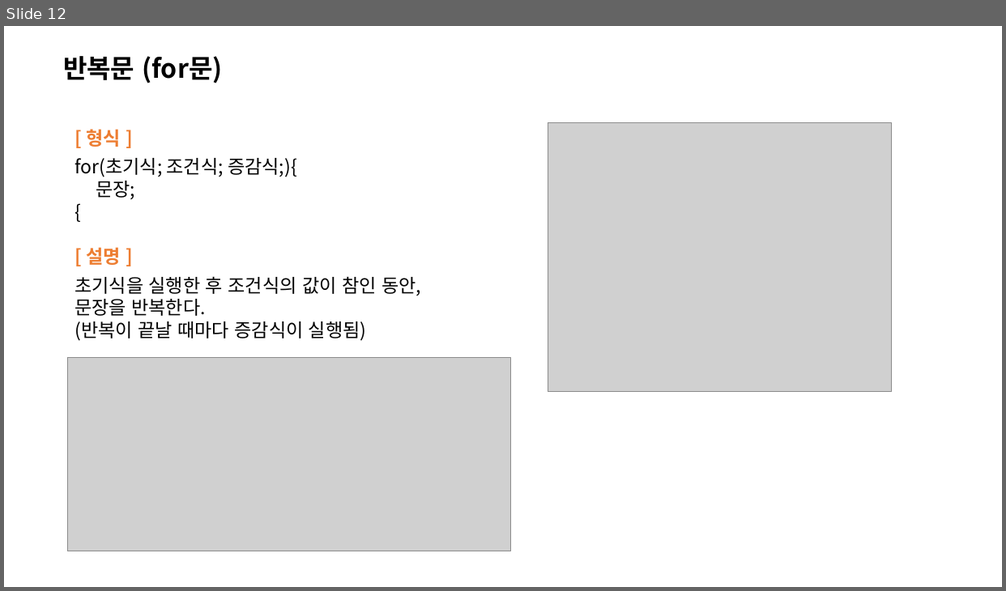
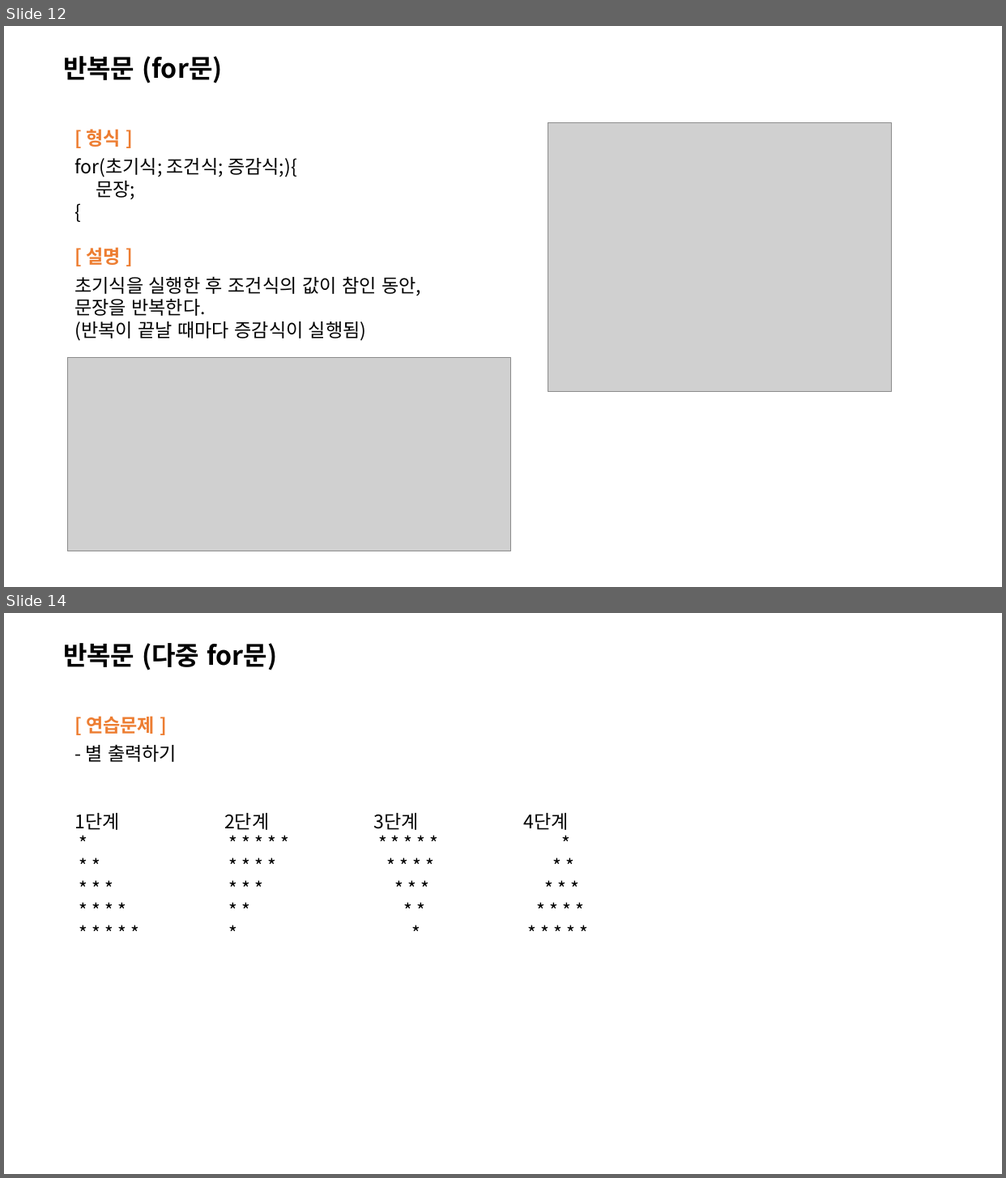
Before and after one commit to HyunKyu-Song/etc, a slide deck: C언어 기본 문법.pptx. Shown one above the other, each under a label of ours: slide 12 before the commit, slides 12 and 14 after it; the slides between them are not shown. The pictures are 1006x591 and 1006x1178 pixels, drawn with LibreOffice and Linux fonts; fonts in the diff are those of the drawing; grey boxes stand for pictures. Boxes give left, top, right and bottom in pixels: in the first picture for what was removed or moved away, otherwise in the second. Text is boxed around its words. In the diff, an @@ line names an element or a change of style, - is before the commit and + after.

```diff
--- a/C언어 기본 문법.pptx
+++ b/C언어 기본 문법.pptx
@@ slide 14 added at (4,613,1002,1174), background #FFFFFF @@
@@ text added at (63,643,277,671), 25 pt, text #000000, bold @@
+반복문 (다중 for문)
@@ text added at (74,716,569,830), 18 pt, text #000000 @@
+[ 연습문제 ]
+- 별 출력하기
+1단계 2단계 3단계 4단계
+* * * * * * * * * * * *
+* * * * * * * * * * * *
+* * * * * * * * * * * *
+* * * * * * * * * * * *
+* * * * * * * * * * * *
```
Also in this commit, not shown: 2 slides changed, 5 other slides added, 3 other files.
